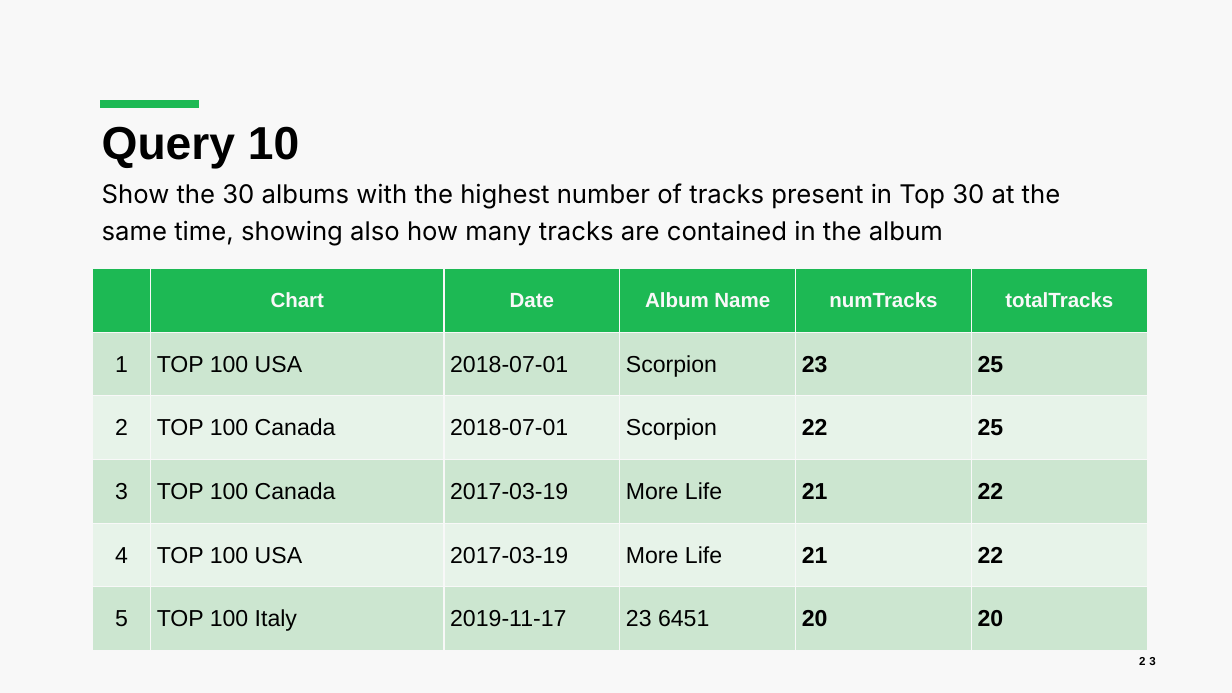
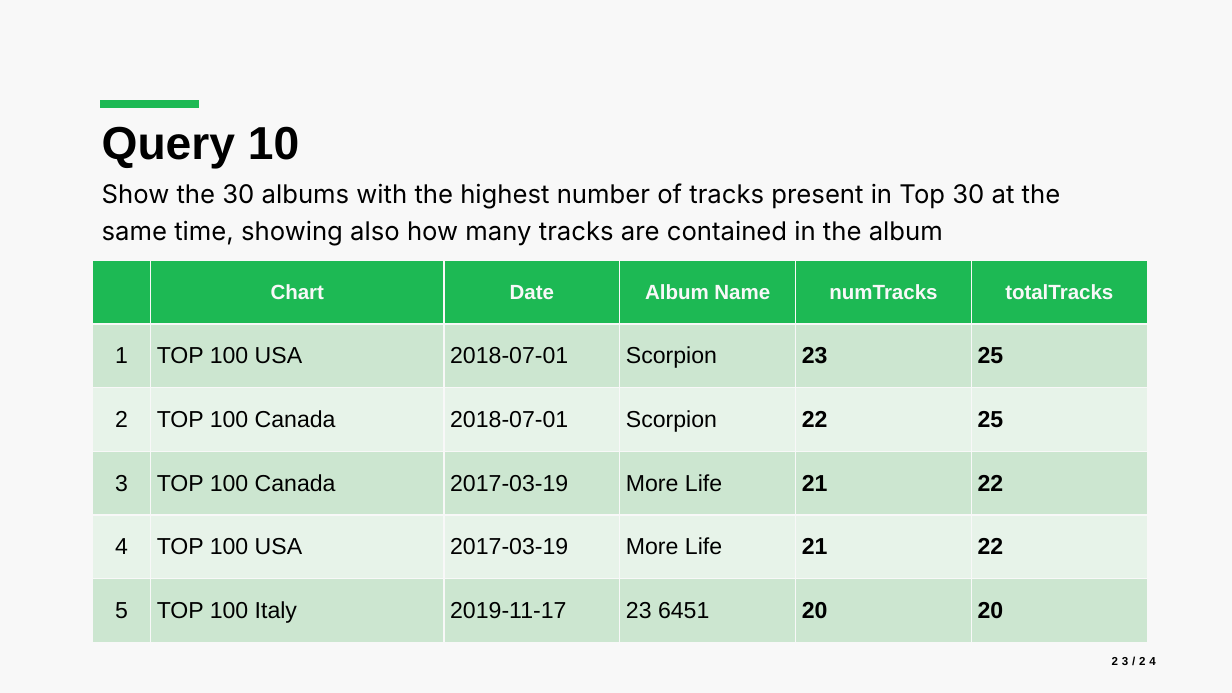
Before and after one commit to luca-martinelli-09/spotify-lod, a slide deck: slide 23 of Spotify_Presentation.pptx. Drawn at 1232x693 pixels with LibreOffice and Linux fonts; fonts in the diff are those of the drawing. Boxes give left, top, right and bottom in pixels: in the first picture for what was removed or moved away, otherwise in the second. Text is boxed around its words. In the diff, an @@ line names an element or a change of style, - is before the commit and + after.

```diff
--- a/Spotify_Presentation.pptx
+++ b/Spotify_Presentation.pptx
@@ table: place and size @@
-table at [92,269,1147,651]
+table at [92,261,1147,642]
@@ page number at [1112,656,1156,666]: text changed @@
-23
+23/24
```
Also in this commit, not shown: 9 other slides changed, 2 other files.
